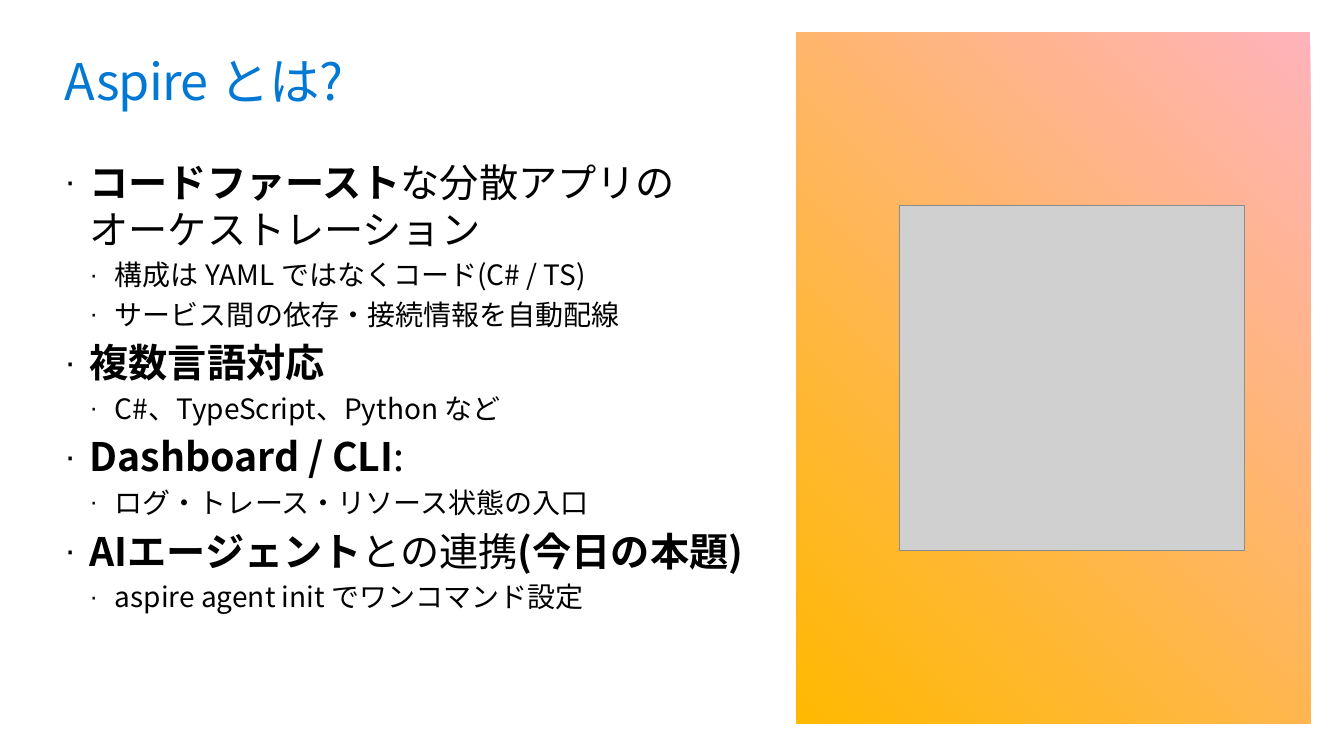
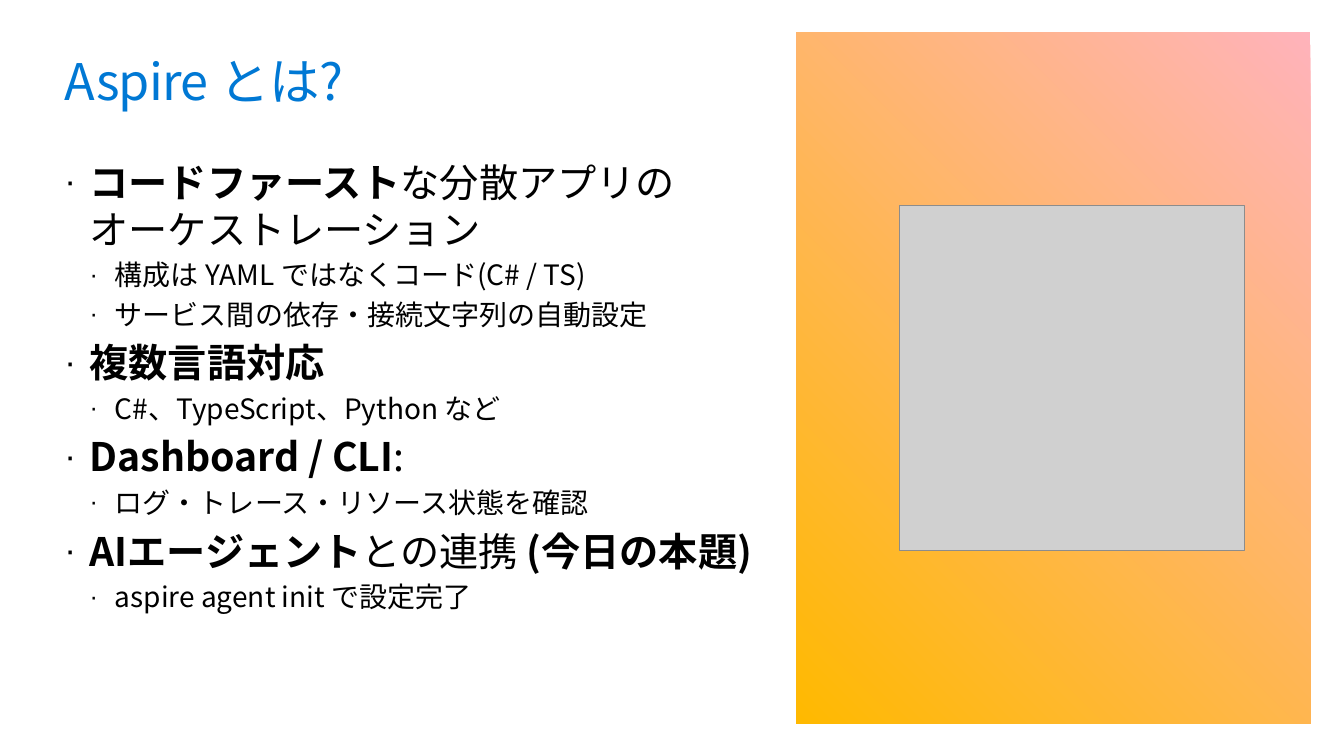
Before and after one commit to runceel/super-dotnet-new-01, a slide deck: slide 3 of slides.pptx. Drawn at 1344x756 pixels with LibreOffice and Linux fonts; fonts in the diff are those of the drawing; grey boxes stand for pictures; background and template pictures are left out. Boxes give left, top, right and bottom in pixels: in the first picture for what was removed or moved away, otherwise in the second. Text is boxed around its words. In the diff, an @@ line names an element or a change of style, - is before the commit and + after.

```diff
--- a/slides.pptx
+++ b/slides.pptx
@@ text at bbox=[115, 301, 648, 328]: text changed @@
-  · サービス間の依存・接続情報を自動配線
+  · サービス間の依存・接続文字列の自動設定
@@ text at bbox=[90, 489, 752, 614]: text changed @@
-  · ログ・トレース・リソース状態の入口
-· AIエージェントとの連携(今日の本題)
-  · aspire agent init でワンコマンド設定
+  · ログ・トレース・リソース状態を確認
+· AIエージェントとの連携 (今日の本題)
+  · aspire agent init で設定完了
```
Also in this commit, not shown: 2 other slides changed.
